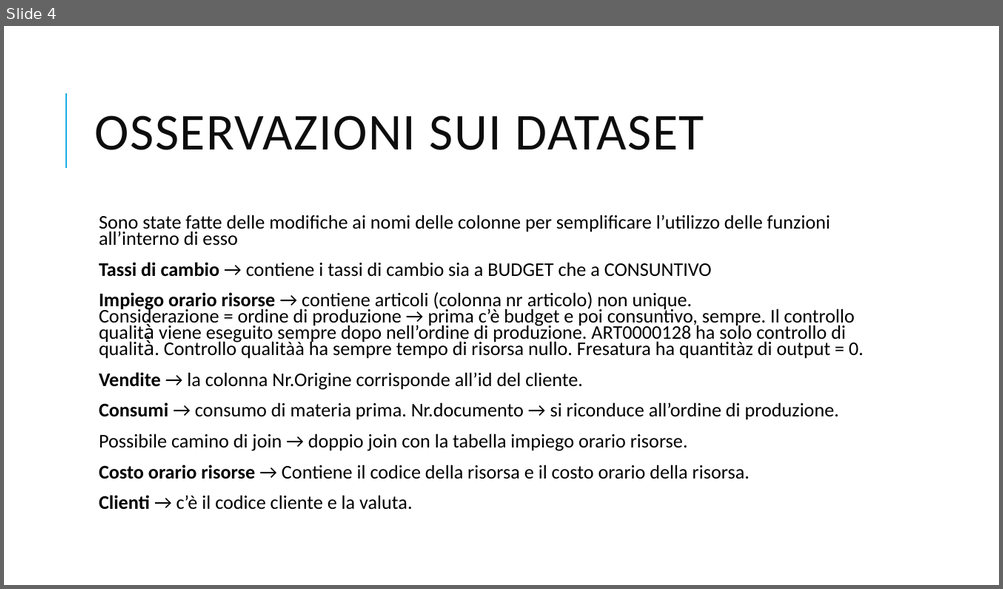
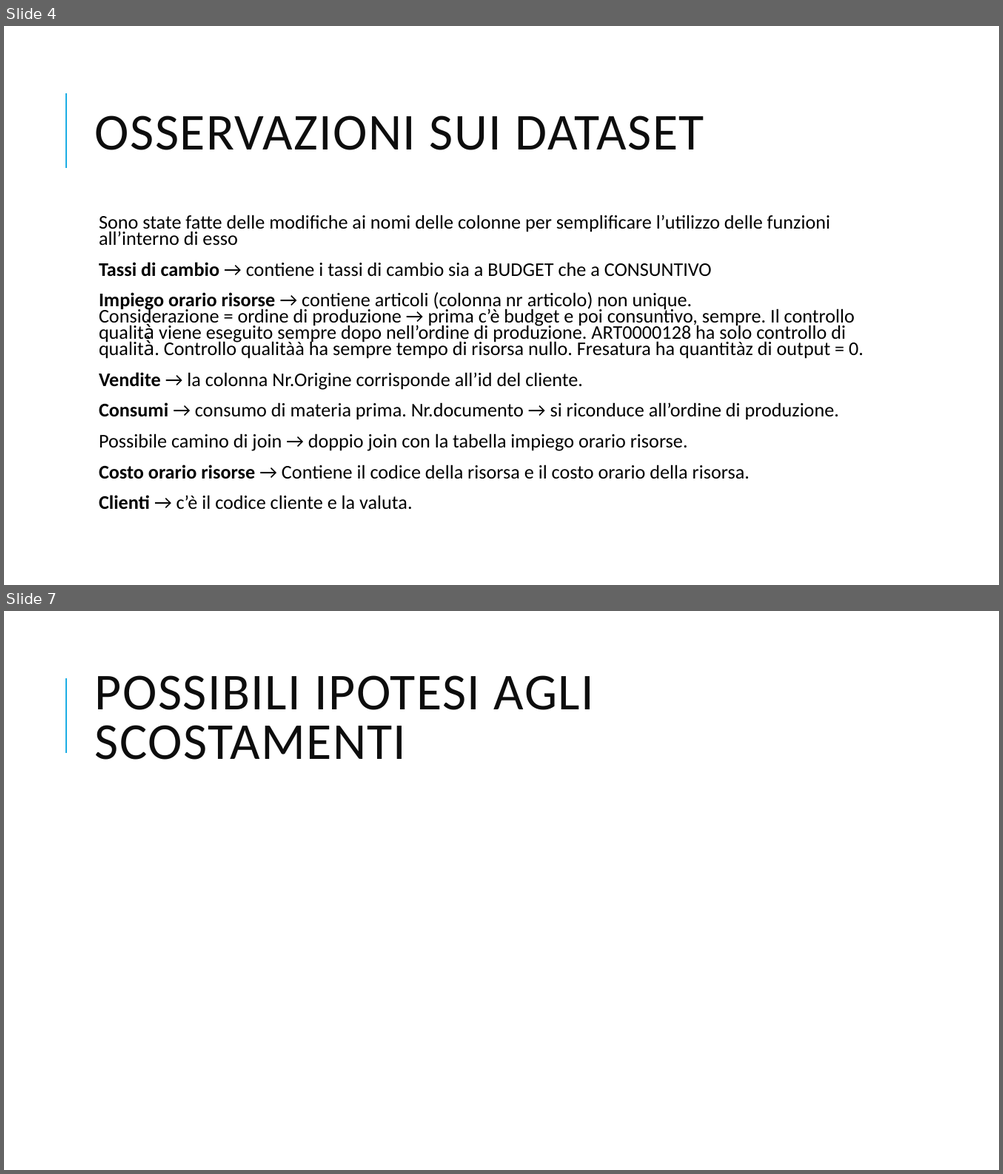
Before and after one commit to VinciGit00/SCGProject, a slide deck: Document/PresentazioneProgetto.pptx. Shown one above the other, each under a label of ours: slide 4 before the commit, slides 4 and 7 after it; the slides between them are not shown. The pictures are 1003x589 and 1003x1174 pixels, drawn with LibreOffice and Linux fonts; fonts in the diff are those of the drawing. Boxes give left, top, right and bottom in pixels: in the first picture for what was removed or moved away, otherwise in the second. Text is boxed around its words. In the diff, an @@ line names an element or a change of style, - is before the commit and + after.

```diff
--- a/Document/PresentazioneProgetto.pptx
+++ b/Document/PresentazioneProgetto.pptx
@@ slide 7 added at (x1=4, y1=611, x2=999, y2=1170), background #FFFFFF; not listed: 1 template element that a slide beside it also shows @@
@@ title added at (x1=95, y1=675, x2=594, y2=760), 50 pt, text #0D0D0D @@
+POSSIBILI IPOTESI AGLI SCOSTAMENTI
```
Also in this commit, not shown: 2 slides changed, 11 other files.
